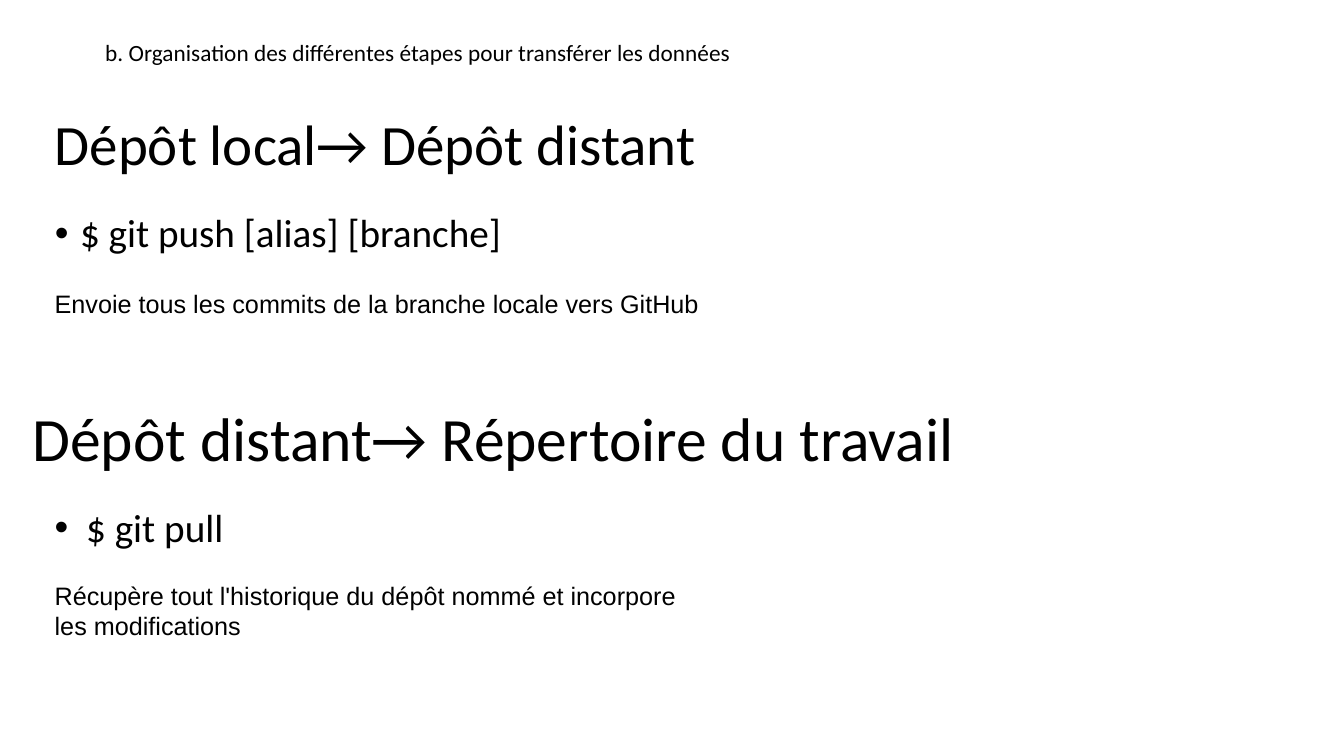
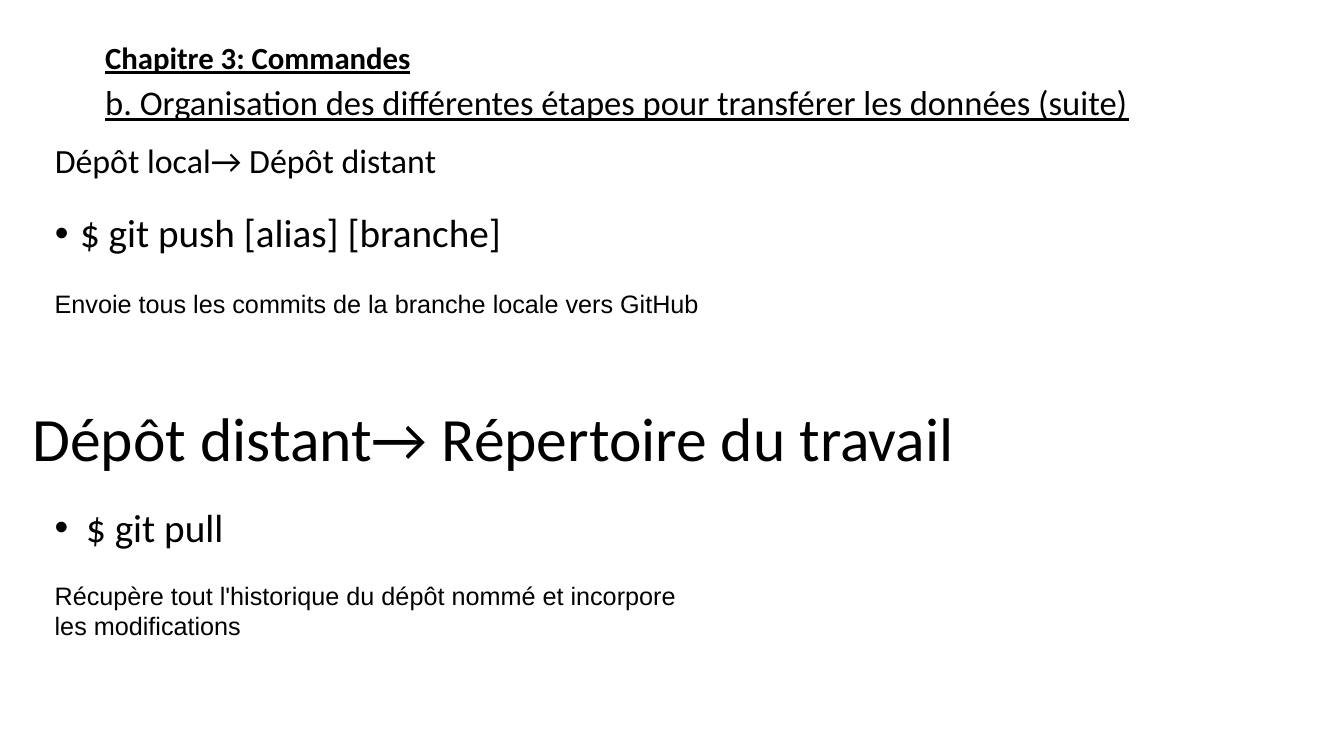
Before and after one commit to emdeo/absolute-knowledge, a slide deck: slide 10 of presentationGit.pptx. Drawn at 1344x756 pixels with LibreOffice and Linux fonts; fonts in the diff are those of the drawing. Boxes give left, top, right and bottom in pixels: in the first picture for what was removed or moved away, otherwise in the second. Text is boxed around its words. In the diff, an @@ line names an element or a change of style, - is before the commit and + after.

```diff
--- a/presentationGit.pptx
+++ b/presentationGit.pptx
@@ text at [105, 47, 1127, 121]: text changed; size 16.6 to 24.8 pt @@
-  b. Organisation des différentes étapes pour transférer les données
+  Chapitre 3: Commandes
+  b. Organisation des différentes étapes pour transférer les données (suite)
@@ text at [55, 149, 436, 179]: size 40.7 to 24.2 pt in "Dépôt local→ Dépôt distant"; line spacing 0.8 to 0.7 @@
```
Also in this commit, not shown: 9 other slides changed, 20 slides added.
